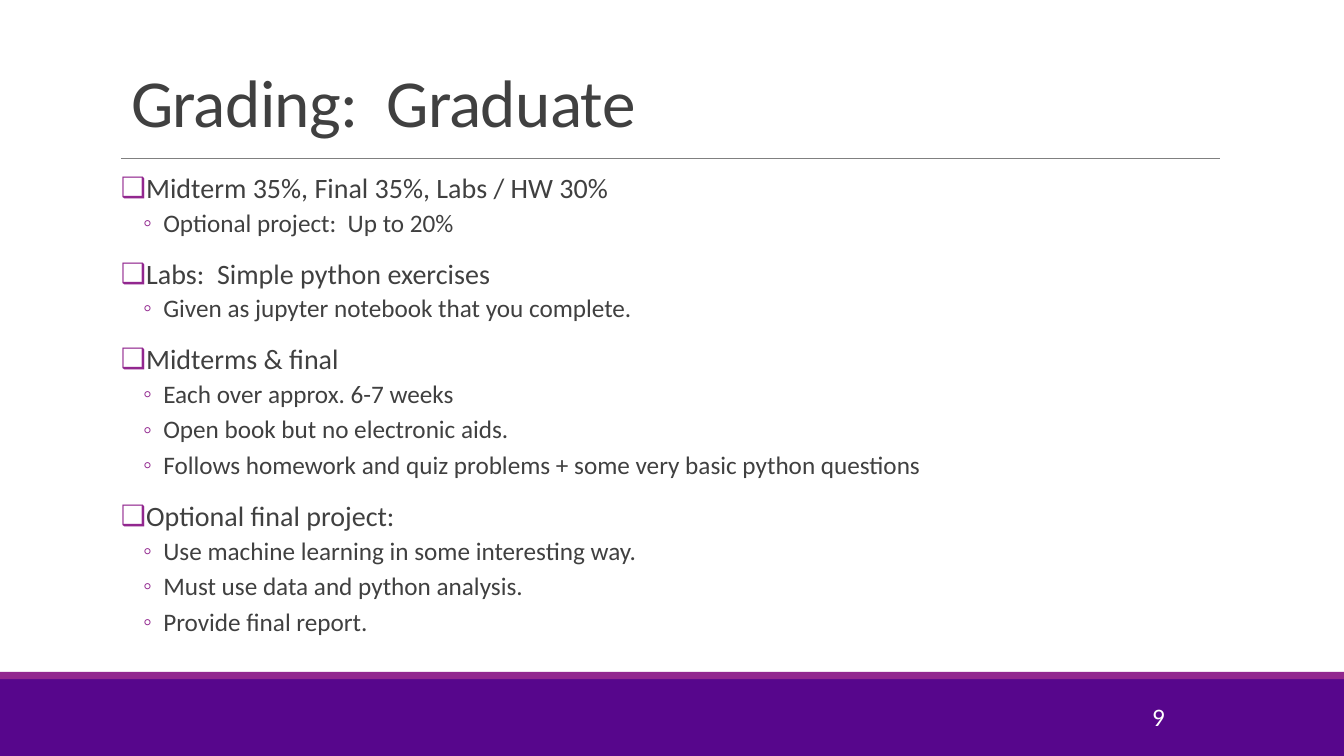
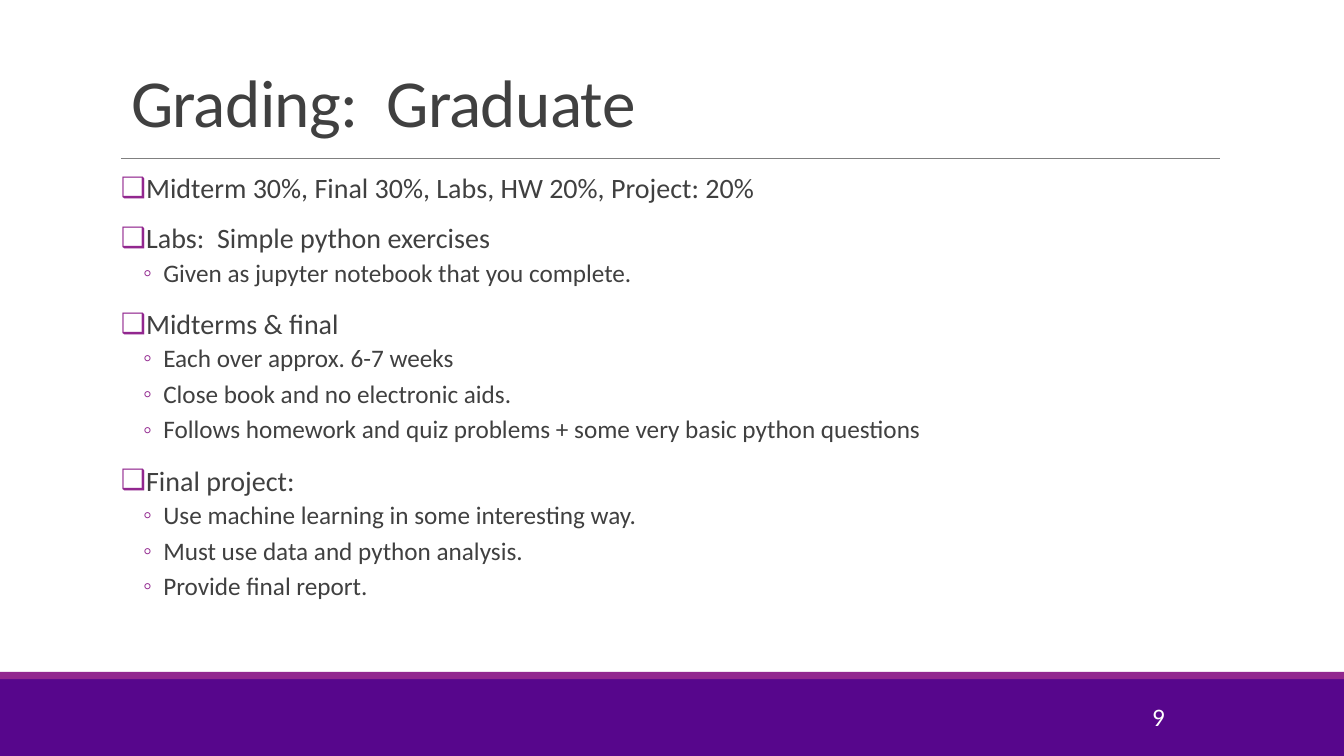
Before and after one commit to pliugithub/MachineLearning, a slide deck: slide 9 of lectures/CourseAdmin.pptx. Drawn at 1344x756 pixels with LibreOffice and Linux fonts; fonts in the diff are those of the drawing; background and template pictures are left out. Boxes give left, top, right and bottom in pixels: in the first picture for what was removed or moved away, otherwise in the second. Text is boxed around its words. In the diff, an @@ line names an element or a change of style, - is before the commit and + after.

```diff
--- a/lectures/CourseAdmin.pptx
+++ b/lectures/CourseAdmin.pptx
@@ text at (146,178,753,203): text changed @@
-❑ Midterm 35%, Final 35%, Labs / HW 30%
-  ◦ Optional project: Up to 20%
+❑ Midterm 30%, Final 30%, Labs, HW 20%, Project: 20%
@@ text at (163,385,511,403): text changed @@
-  ◦ Open book but no electronic aids.
+  ◦ Close book and no electronic aids.
@@ text at (146,471,294,496): text changed @@
-❑ Optional final project:
+❑ Final project:
```
Also in this commit, not shown: 2 other slides changed, 4 other files.
